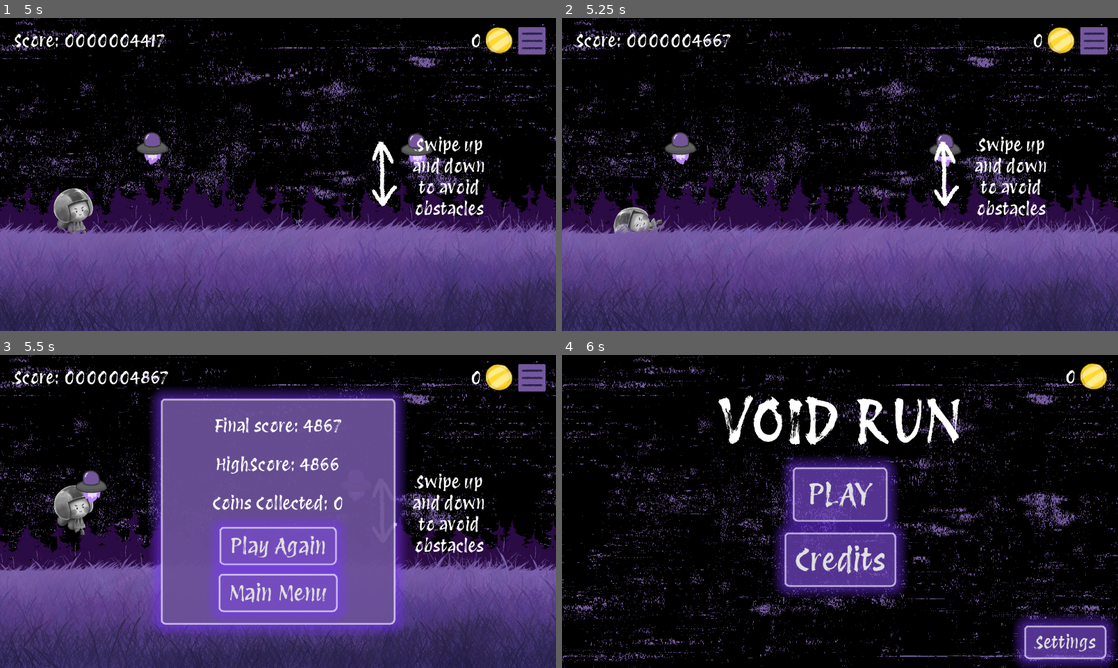
Above: before the commit, frames 1-4 (two rows, left to right).
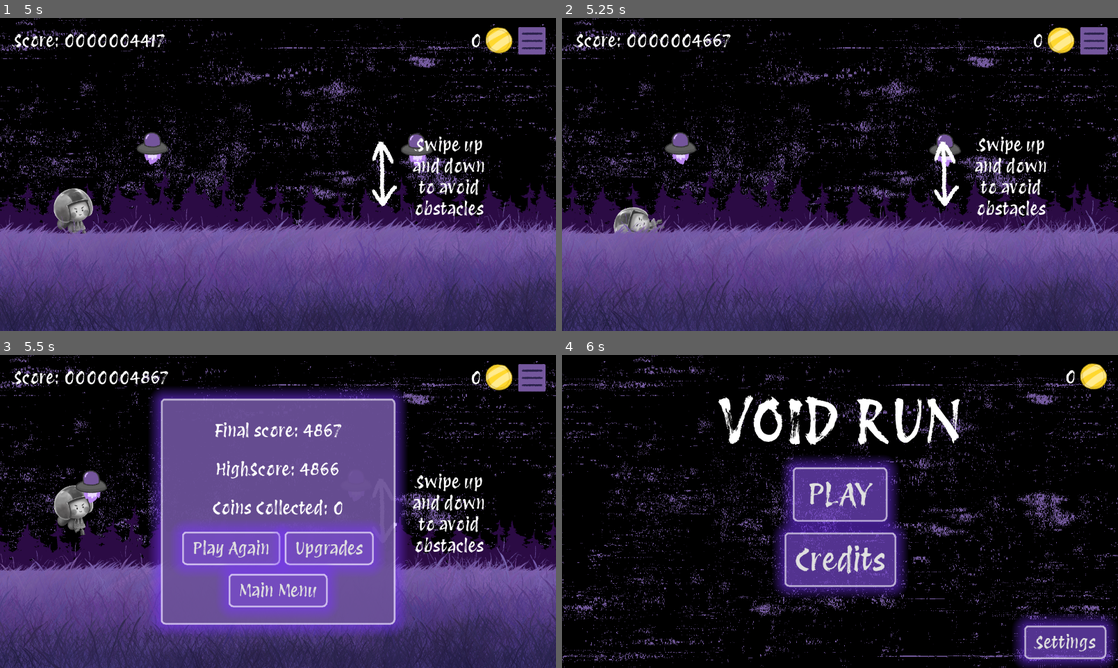
Above: after the commit, the same moments.

Repository: KeyraWebb/mobile-game-small-2025
Game: Godot game, scene res://Scenes/main_menu.tscn
Same seed, same stepped clock (60 frames per second), same inputs: the game is played once before the commit and once after it.
Inputs (mouse positions are in pixels of both pictures, inside the frame that each line leads up to):
- Up to frame 1 (5 s): click "PLAY" at 0.5 s; move the mouse to (400, 158) at 1.27 s; hold W (Up) 1.28-2.78 s; click (400, 158) at 1.42 s; move the mouse to (166, 190) at 2.02 s; click (166, 190) at 2.1 s; move the mouse to (333, 105) at 2.77 s; hold S (Down) 2.78-3.53 s; tap W (Up) at 2.85 s; move the mouse to (250, 237) at 3.52 s; hold W (Up) from 3.53 s (still down); click (250, 237) at 3.6 s; move the mouse to (444, 221) at 4.27 s
- Up to frame 2 (5.25 s): move the mouse to (673, 127) at 5.02 s; release W (Up) at 5.03 s; hold S (Down) from 5.03 s (still down); click (673, 127) at 5.1 s
- Up to frame 3 (5.5 s): keep holding S (Down); tap W (Up) at 5.27, 5.3 s
- Up to frame 4 (6 s): tap W (Up) at 5.57 s; release S (Down) at 5.75 s; click "Main Menu" at 5.75 s

Frames 1-2 are identical in both runs. In frame 3, 6.1% of the frame differs, in the area x 31-69%, y 20-85%; in frame 4, nothing differs.

Commit message:
feat(Game Over): upgrade menu now accessable from game over scren

Diff:
--- a/infinite-runner/Scenes/game_over.tscn
+++ b/infinite-runner/Scenes/game_over.tscn
@@ -1,31 +1,41 @@
-[gd_scene load_steps=3 format=3 uid="uid://bgsbbv547qjkm"]
+[gd_scene load_steps=4 format=3 uid="uid://bgsbbv547qjkm"]
 
 [ext_resource type="Theme" uid="uid://c0j6fiiejc40k" path="res://Assets/Themes/MenuTheme.tres" id="1_8fo1c"]
 [ext_resource type="Script" uid="uid://b6s03uyoyyjb0" path="res://Scripts/game_over.gd" id="2_8fo1c"]
+[ext_resource type="PackedScene" uid="uid://bq425x5qtxnpe" path="res://Scenes/upgrades.tscn" id="3_ek8ke"]
 
-[node name="Game Over" type="PanelContainer"]
+[node name="Game Over" type="Control"]
 process_mode = 3
 custom_minimum_size = Vector2(500, 500)
+layout_mode = 3
+anchors_preset = 15
+anchor_right = 1.0
+anchor_bottom = 1.0
+grow_horizontal = 2
+grow_vertical = 2
+theme = ExtResource("1_8fo1c")
+script = ExtResource("2_8fo1c")
+
+[node name="PanelContainer" type="PanelContainer" parent="."]
+layout_mode = 1
 anchors_preset = 8
 anchor_left = 0.5
 anchor_top = 0.5
 anchor_right = 0.5
 anchor_bottom = 0.5
-offset_left = -20.0
-offset_top = -20.0
-offset_right = 20.0
-offset_bottom = 20.0
+offset_left = -250.0
+offset_top = -250.0
+offset_right = 250.0
+offset_bottom = 250.0
 grow_horizontal = 2
 grow_vertical = 2
-theme = ExtResource("1_8fo1c")
-script = ExtResource("2_8fo1c")
 
-[node name="VBoxContainer" type="VBoxContainer" parent="."]
+[node name="VBoxContainer" type="VBoxContainer" parent="PanelContainer"]
 layout_mode = 2
 theme_override_constants/separation = 40
 alignment = 1
 
-[node name="Final Score" type="RichTextLabel" parent="VBoxContainer"]
+[node name="Final Score" type="RichTextLabel" parent="PanelContainer/VBoxContainer"]
 layout_mode = 2
 theme_override_font_sizes/bold_italics_font_size = 40
 theme_override_font_sizes/italics_font_size = 40
@@ -36,7 +46,7 @@
 fit_content = true
 horizontal_alignment = 1
 
-[node name="High Score" type="RichTextLabel" parent="VBoxContainer"]
+[node name="High Score" type="RichTextLabel" parent="PanelContainer/VBoxContainer"]
 layout_mode = 2
 theme_override_font_sizes/bold_italics_font_size = 40
 theme_override_font_sizes/italics_font_size = 40
@@ -47,7 +57,7 @@
 fit_content = true
 horizontal_alignment = 1
 
-[node name="Coins Collected" type="RichTextLabel" parent="VBoxContainer"]
+[node name="Coins Collected" type="RichTextLabel" parent="PanelContainer/VBoxContainer"]
 layout_mode = 2
 theme_override_font_sizes/bold_italics_font_size = 40
 theme_override_font_sizes/italics_font_size = 40
@@ -58,19 +68,35 @@
 fit_content = true
 horizontal_alignment = 1
 
-[node name="Play Again" type="Button" parent="VBoxContainer"]
+[node name="HBoxContainer" type="HBoxContainer" parent="PanelContainer/VBoxContainer"]
+layout_mode = 2
+theme_override_constants/separation = 50
+alignment = 1
+
+[node name="Play Again" type="Button" parent="PanelContainer/VBoxContainer/HBoxContainer"]
 layout_mode = 2
 size_flags_horizontal = 4
 size_flags_vertical = 4
-theme_override_font_sizes/font_size = 50
+theme_override_font_sizes/font_size = 40
 text = "Play Again"
 
-[node name="Main Menu" type="Button" parent="VBoxContainer"]
+[node name="Upgrades" type="Button" parent="PanelContainer/VBoxContainer/HBoxContainer"]
+layout_mode = 2
+theme_override_font_sizes/font_size = 40
+text = "Upgrades
+"
+
+[node name="Main Menu" type="Button" parent="PanelContainer/VBoxContainer"]
 layout_mode = 2
 size_flags_horizontal = 4
 size_flags_vertical = 4
-theme_override_font_sizes/font_size = 50
+theme_override_font_sizes/font_size = 40
 text = "Main Menu"
 
-[connection signal="pressed" from="VBoxContainer/Play Again" to="." method="_on_play_again_pressed"]
-[connection signal="pressed" from="VBoxContainer/Main Menu" to="." method="_on_main_menu_pressed"]
+[node name="Upgrades" parent="." instance=ExtResource("3_ek8ke")]
+visible = false
+layout_mode = 1
+
+[connection signal="pressed" from="PanelContainer/VBoxContainer/HBoxContainer/Play Again" to="." method="_on_play_again_pressed"]
+[connection signal="pressed" from="PanelContainer/VBoxContainer/HBoxContainer/Upgrades" to="." method="_on_upgrades_pressed"]
+[connection signal="pressed" from="PanelContainer/VBoxContainer/Main Menu" to="." method="_on_main_menu_pressed"]
--- a/infinite-runner/Scenes/upgrades.tscn
+++ b/infinite-runner/Scenes/upgrades.tscn
@@ -1,8 +1,11 @@
-[gd_scene load_steps=4 format=3 uid="uid://bq425x5qtxnpe"]
+[gd_scene load_steps=5 format=3 uid="uid://bq425x5qtxnpe"]
 
 [ext_resource type="Theme" uid="uid://c0j6fiiejc40k" path="res://Assets/Themes/MenuTheme.tres" id="1_qnnf3"]
 [ext_resource type="Script" uid="uid://bubtjq12fctuj" path="res://Scripts/upgrades.gd" id="2_lisd6"]
 [ext_resource type="PackedScene" uid="uid://bfh5dlre2y7l0" path="res://Scenes/Objects/coinLabel.tscn" id="2_mstou"]
+
+[sub_resource type="StyleBoxFlat" id="StyleBoxFlat_lisd6"]
+bg_color = Color(0.164706, 0.137255, 0.298039, 0.803922)
 
 [node name="Upgrades" type="Control"]
 layout_mode = 3
@@ -13,6 +16,16 @@
 grow_vertical = 2
 theme = ExtResource("1_qnnf3")
 script = ExtResource("2_lisd6")
+lifeBaseCost = 100
+
+[node name="PanelContainer2" type="PanelContainer" parent="."]
+layout_mode = 1
+anchors_preset = 15
+anchor_right = 1.0
+anchor_bottom = 1.0
+grow_horizontal = 2
+grow_vertical = 2
+theme_override_styles/panel = SubResource("StyleBoxFlat_lisd6")
 
 [node name="Label" type="Label" parent="."]
 layout_mode = 1
@@ -103,4 +116,5 @@
 offset_right = -106.0
 offset_bottom = 81.0
 
+[connection signal="pressed" from="PanelContainer/VBoxContainer/Life Upgrade" to="." method="_on_life_upgrade_pressed"]
 [connection signal="pressed" from="Exit" to="." method="_on_exit_pressed"]
--- a/infinite-runner/Scripts/game_over.gd
+++ b/infinite-runner/Scripts/game_over.gd
@@ -1,9 +1,10 @@
-extends PanelContainer
+extends Control
 
 @onready var gameManager = $"../.."
-@onready var finalScoreLabel = $"VBoxContainer/Final Score"
-@onready var highScoreLabel = $"VBoxContainer/High Score"
-@onready var coinsLabel = $"VBoxContainer/Coins Collected"
+@onready var finalScoreLabel = $"PanelContainer/VBoxContainer/Final Score"
+@onready var highScoreLabel = $"PanelContainer/VBoxContainer/High Score"
+@onready var coinsLabel = $"PanelContainer/VBoxContainer/Coins Collected"
+@onready var upgrades = $Upgrades
 
 func gameOver():
 	finalScoreLabel.text = "Final score: %.0f" % gameManager.score
@@ -27,3 +28,7 @@
 func _on_main_menu_pressed() -> void:
 	get_tree().paused = false
 	get_tree().change_scene_to_file("res://Scenes/main_menu.tscn")
+
+
+func _on_upgrades_pressed() -> void:
+	upgrades.visible = !upgrades.visible
--- a/infinite-runner/Scripts/global.gd
+++ b/infinite-runner/Scripts/global.gd
@@ -7,6 +7,7 @@
 var AccessMode : bool
 var FirstTime : bool
 var Coins : int
+var Lives : int
 
 #gets all relevant global data and puts it into json for saving
 func saveGlobal():
@@ -15,7 +16,8 @@
 		"HighScore" : HighScore,
 		"AccessMode" : AccessMode,
 		"FirstTime" : FirstTime,
-		"Coins" : Coins
+		"Coins" : Coins,
+		"Lives" : Lives
 	}
 	return saveDict
 
@@ -65,4 +67,5 @@
 	AccessMode = false
 	FirstTime = true
 	Coins = 0
+	Lives = 0
 	saveGame()
--- a/infinite-runner/Scripts/upgrades.gd
+++ b/infinite-runner/Scripts/upgrades.gd
@@ -1,5 +1,23 @@
 extends Control
+
+@export var lifeBaseCost : int
+
+@onready var lifeCostText = $"PanelContainer/VBoxContainer/Life Upgrade/HBoxContainer/Coins"
+
+var currLifeCost
+
+func _ready():
+	currLifeCost = updateLifeCost()
 
 func _on_exit_pressed() -> void:
 	self.visible = !self.visible
-	get_tree().paused = !get_tree().paused
+
+func updateLifeCost():
+	currLifeCost = pow(lifeBaseCost, (Global.Lives + 1))
+	lifeCostText.text = "%0.0f" % currLifeCost
+
+func _on_life_upgrade_pressed() -> void:
+	if Global.Coins > currLifeCost:
+		Global.Coins -= currLifeCost
+		Global.Lives += 1
+		updateLifeCost()
